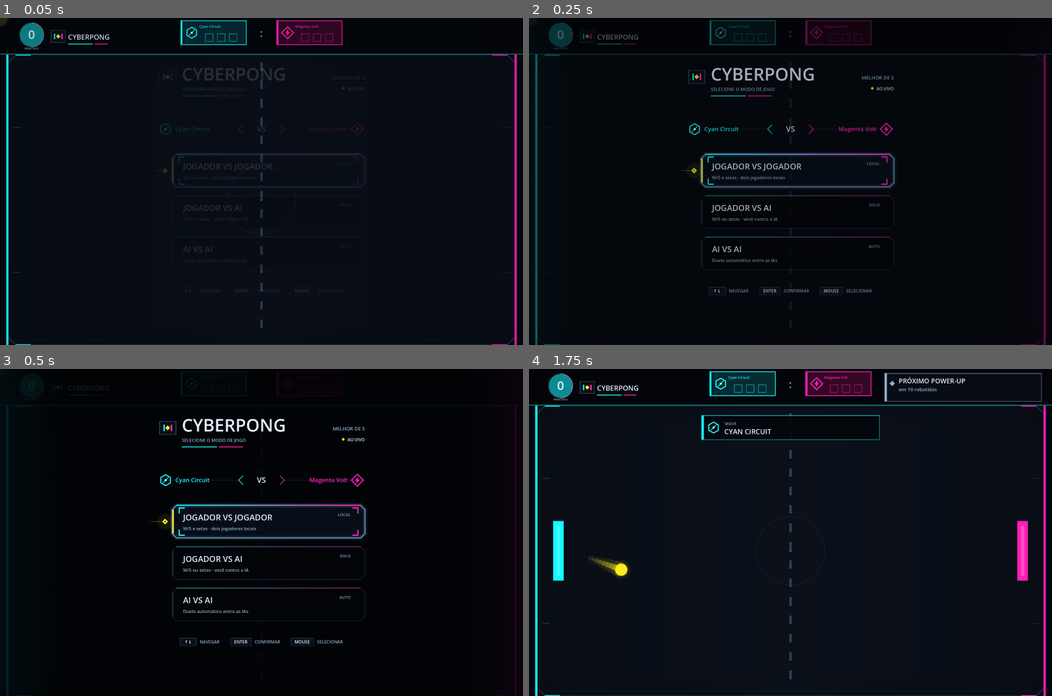
Above: before the commit, frames 1-4 (two rows, left to right).
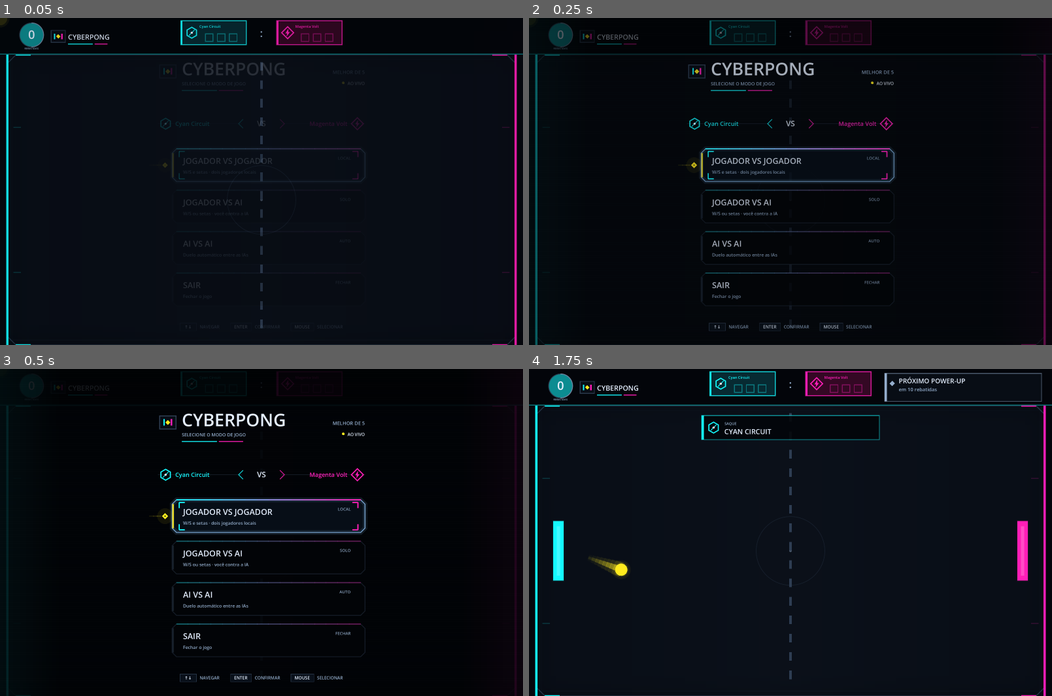
Above: after the commit, the same moments.

Repository: wellingtonlope/cyberpong
Game: Godot game, scene res://main.tscn
The game is run twice, just before and just after one commit, with the same random seed, the same clock (stepped at 60 frames per second) and the same inputs.
Inputs (mouse positions are in pixels of both pictures, inside the frame that each line leads up to; where the layout moved, square brackets give the same spot in the first picture):
- Up to frame 1 (0.05 s): no input
- Up to frame 2 (0.25 s): no input
- Up to frame 3 (0.5 s): no input
- Up to frame 4 (1.75 s): tap Enter at 0.5 s; move the mouse to (905, 516) at 0.52 s; hold Up (ui_up) 0.53-1.25 s; hold Shift 0.53-1.25 s; click (905, 516) at 0.67 s; click (795, 516) [795, 522] at 1.25 s

The runs differ from the first frame. In frame 1, 1.3% of the frame differs, in the area x 30-70%, y 13-95%; in frame 2, 4.8%; in frame 3, 5.9%, in the area x 28-71%, y 13-96%; in frame 4, nothing differs.

Commit message:
Adiciona opcao Sair ao menu principal

Diff:
--- a/main.gd
+++ b/main.gd
@@ -64,7 +64,11 @@
 	menu.name = "GameMenu"
 	add_child(menu)
 	menu.connect("mode_selected", _on_mode_selected)
+	menu.connect("quit_requested", _on_quit_requested)
 	_menu_shown = true
+
+func _on_quit_requested() -> void:
+	get_tree().quit()
 
 func _on_mode_selected(mode: int) -> void:
 	_game_mode = mode
--- a/scenes/game_menu.tscn
+++ b/scenes/game_menu.tscn
@@ -39,3 +39,12 @@
 focus_mode = 2
 flat = true
 text = ""
+
+[node name="BtnQuit" type="Button" parent="."]
+layout_mode = 0
+offset_right = 10.0
+offset_bottom = 10.0
+mouse_default_cursor_shape = 2
+focus_mode = 2
+flat = true
+text = ""
--- a/scripts/game_menu.gd
+++ b/scripts/game_menu.gd
@@ -1,12 +1,21 @@
 extends "res://scripts/menu_screen.gd"
 
 signal mode_selected(mode: int)
+signal quit_requested
 
 enum GameMode {
 	PLAYER_VS_PLAYER,
 	PLAYER_VS_AI,
 	AI_VS_AI
 }
+
+const EXIT_CARD := {
+	"title": "SAIR",
+	"detail": "Fechar o jogo",
+	"tag": "FECHAR"
+}
+
+const EXIT_CARD_INDEX := 3
 
 const MODE_CARDS := [
 	{
@@ -32,14 +41,21 @@
 @onready var btn_pvp: Button = $BtnPvP
 @onready var btn_pvai: Button = $BtnPvAI
 @onready var btn_aivai: Button = $BtnAIvAI
+@onready var btn_quit: Button = $BtnQuit
 
 var _pending_mode := -1
+var _pending_quit := false
 
 func _ready() -> void:
-	var buttons: Array[Button] = [btn_pvp, btn_pvai, btn_aivai]
-	_setup_menu(buttons, MODE_CARDS)
+	var buttons: Array[Button] = [btn_pvp, btn_pvai, btn_aivai, btn_quit]
+	var cards := MODE_CARDS.duplicate()
+	cards.append(EXIT_CARD)
+	_setup_menu(buttons, cards)
 
 func _activate_card(index: int) -> void:
+	if index == EXIT_CARD_INDEX:
+		_request_quit(index)
+		return
 	_activate(MODE_CARDS[index]["mode"], index)
 
 func _on_mode_pressed(index: int) -> void:
@@ -53,12 +69,36 @@
 	_closing_index = index
 	_pending_mode = mode
 
+func _request_quit(index: int) -> void:
+	if _selected or _closing:
+		return
+	_closing = true
+	_close_progress = 0.0
+	_closing_index = index
+	_pending_quit = true
+
 func _finish_selection() -> void:
+	if _pending_quit:
+		_finish_quit()
+		return
 	var mode := _pending_mode
 	_closing = false
 	_closing_index = -1
 	_pending_mode = -1
 	_select(mode)
+
+func _finish_quit() -> void:
+	_closing = false
+	_close_progress = 0.0
+	_closing_index = -1
+	_pending_quit = false
+	if _selected:
+		return
+	_selected = true
+	hide()
+	set_process(false)
+	get_tree().paused = false
+	quit_requested.emit()
 
 func _select(mode: int) -> void:
 	if _selected:
--- a/scripts/menu_screen.gd
+++ b/scripts/menu_screen.gd
@@ -174,6 +174,8 @@
 		+ FOOTER_HEIGHT * scale_factor
 	)
 	var top := maxf((surface_size.y - total_height) * 0.5, 72.0 * scale_factor)
+	if top + total_height > surface_size.y:
+		top = maxf((surface_size.y - total_height) * 0.5, 8.0 * scale_factor)
 	var header := Rect2(
 		Vector2(content_left, top),
 		Vector2(content_width, HEADER_HEIGHT * scale_factor)
--- a/test/integration/test_menu_flow.gd
+++ b/test/integration/test_menu_flow.gd
@@ -43,3 +43,9 @@
 	assert_eq(game.left_paddle.control_mode, 0)
 	assert_eq(game.right_paddle.control_mode, 0)
 	assert_true(game.arena.rally_intro_remaining > 0.0)
+
+func test_quit_card_signal_is_connected_to_the_game_shutdown() -> void:
+	var menu = game.get_node_or_null("GameMenu")
+	assert_not_null(menu)
+
+	assert_true(menu.quit_requested.is_connected(game._on_quit_requested))
--- a/test/unit/test_game_menu.gd
+++ b/test/unit/test_game_menu.gd
@@ -33,13 +33,13 @@
 		var cards: Array = layout["cards"]
 		var footer: Rect2 = layout["footer"]
 
-		assert_eq(cards.size(), 3, "Every game mode needs a card at %s" % size)
+		assert_eq(cards.size(), 4, "Every game mode and the exit action need a card at %s" % size)
 		assert_gt(content.size.x, 0.0)
 		assert_gte(header.position.y, 0.0)
 		assert_gte(header.end.y, header.position.y)
 		assert_gt(strip.end.y, header.end.y)
 		assert_gte(cards[0].position.y, strip.end.y)
-		assert_gt(footer.end.y, cards[2].end.y)
+		assert_gt(footer.end.y, cards[3].end.y)
 		assert_lte(footer.end.y, size.y, "Menu footer overflows at %s" % size)
 		assert_gte(content.position.x, 0.0)
 		assert_lte(content.end.x, size.x)
@@ -71,17 +71,20 @@
 	for index in range(menu.MODE_CARDS.size()):
 		assert_eq(menu.MODE_CARDS[index]["mode"], expected_modes[index])
 
-func test_focus_neighbors_cycle_through_the_three_cards() -> void:
+func test_focus_neighbors_cycle_through_all_cards() -> void:
 	var pvp: Button = menu.get_node("BtnPvP")
 	var pvai: Button = menu.get_node("BtnPvAI")
 	var aivai: Button = menu.get_node("BtnAIvAI")
+	var quit: Button = menu.get_node("BtnQuit")
 
-	assert_eq(pvp.focus_neighbor_top, aivai.get_path())
+	assert_eq(pvp.focus_neighbor_top, quit.get_path())
 	assert_eq(pvp.focus_neighbor_bottom, pvai.get_path())
 	assert_eq(pvai.focus_neighbor_top, pvp.get_path())
 	assert_eq(pvai.focus_neighbor_bottom, aivai.get_path())
 	assert_eq(aivai.focus_neighbor_top, pvai.get_path())
-	assert_eq(aivai.focus_neighbor_bottom, pvp.get_path())
+	assert_eq(aivai.focus_neighbor_bottom, quit.get_path())
+	assert_eq(quit.focus_neighbor_top, aivai.get_path())
+	assert_eq(quit.focus_neighbor_bottom, pvp.get_path())
 
 func test_card_focus_moves_the_ball_cursor_target() -> void:
 	menu._on_card_focused(2)
@@ -157,3 +160,38 @@
 
 	menu._process(menu.CLOSE_DURATION)
 	assert_eq(emitted_modes, [menu.GameMode.PLAYER_VS_PLAYER])
+
+func test_exit_card_is_the_last_item_and_requests_to_quit() -> void:
+	assert_eq(menu._cards.size(), 4)
+	assert_eq(menu._cards[menu.EXIT_CARD_INDEX], menu.EXIT_CARD)
+	assert_eq(menu.EXIT_CARD["title"], "SAIR")
+
+func test_exit_card_waits_for_the_close_transition_before_requesting_quit() -> void:
+	var emitted: Array = []
+	menu.quit_requested.connect(func() -> void: emitted.append("quit"))
+
+	menu.get_node("BtnQuit").pressed.emit()
+	assert_true(menu._closing)
+	assert_false(menu._selected)
+
+	menu._process(menu.CLOSE_DURATION * 0.5)
+	assert_false(menu._selected)
+	assert_true(emitted.is_empty())
+
+	menu._process(menu.CLOSE_DURATION)
+	assert_true(menu._selected)
+	assert_false(menu.visible)
+	assert_false(menu.is_processing())
+	assert_false(get_tree().paused)
+	assert_eq(emitted, ["quit"])
+
+func test_exit_ignores_a_second_choice_while_closing() -> void:
+	var emitted: Array = []
+	menu.quit_requested.connect(func() -> void: emitted.append("quit"))
+	menu.mode_selected.connect(func(_mode: int) -> void: emitted.append("mode"))
+
+	menu._activate_card(menu.EXIT_CARD_INDEX)
+	menu._activate_card(0)
+	menu._process(menu.CLOSE_DURATION)
+
+	assert_eq(emitted, ["quit"])
Not shown, changed: AGENTS.md
Not shown, changed: README.md
